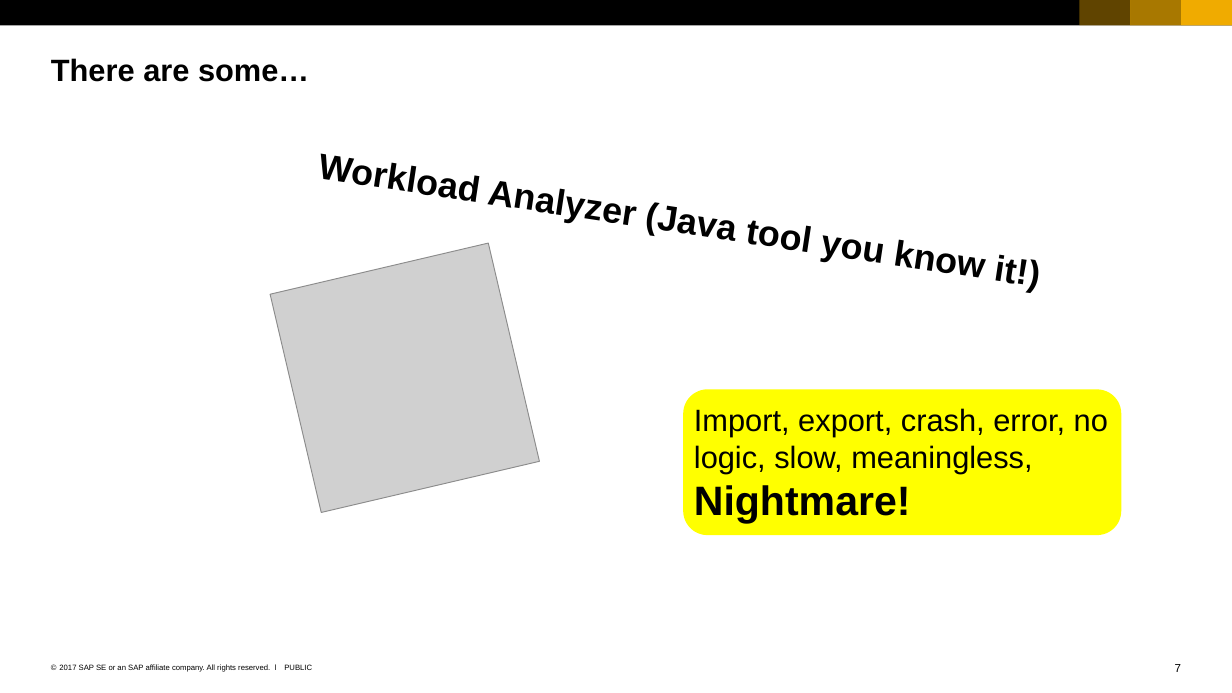
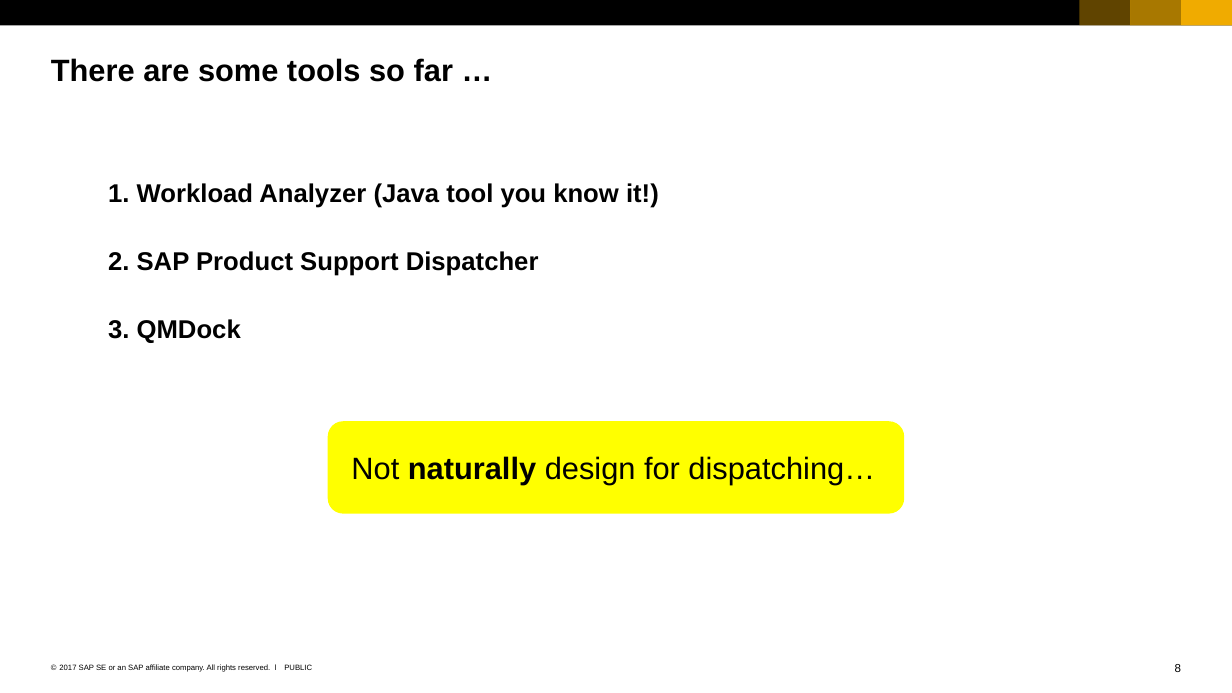
Before and after one commit to Ahaan17Saroch/Queue-Manager-Cloud-Dispatcher, a slide deck: slide 8 of SAP_2017_16x9_black_and_white.pptx (slide 7 before the commit). Drawn at 1232x693 pixels with LibreOffice and Linux fonts; fonts in the diff are those of the drawing; grey boxes stand for pictures. Boxes give left, top, right and bottom in pixels: in the first picture for what was removed or moved away, otherwise in the second. Text is boxed around its words. In the diff, an @@ line names an element or a change of style, - is before the commit and + after.

Commit message:
create new slides

```diff
--- a/SAP_2017_16x9_black_and_white.pptx
+++ b/SAP_2017_16x9_black_and_white.pptx
@@ title at (51,58,453,82): text changed @@
-There are some…
+There are some tools so far …
@@ text "1. Workload Analyzer (Java tool ..." at (108,183,659,208): rotation 8 to 0 degrees @@
@@ text at (108,183,659,208): text changed; size 28 to 20 pt @@
-Workload Analyzer (Java tool you know it!)
+1. Workload Analyzer (Java tool you know it!)
@@ text added at (108,251,539,276), 20 pt, text #000000, bold @@
+2. SAP Product Support Dispatcher
@@ picture removed at (270,243,540,513) @@
@@ text added at (108,319,241,343), 20 pt, text #000000, bold @@
+3. QMDock
@@ rounded rectangle removed at (683,389,1121,535) @@
-Import, export, crash, error, no logic, slow, meaningless, Nightmare!
@@ rounded rectangle added at (328,421,904,513), fill #FFFF00 @@
@@ text added at (351,456,875,485), 24 pt, text #000000 @@
+Not naturally design for dispatching…
@@ page number at (1175,664,1181,672): text changed @@
-7
+8
```
Also in this commit, not shown: 5 other slides changed, 3 slides added, 17 slides removed, 1 other file.
